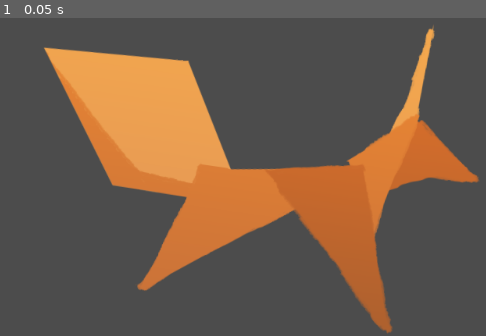
Above: before the commit, frame 1.
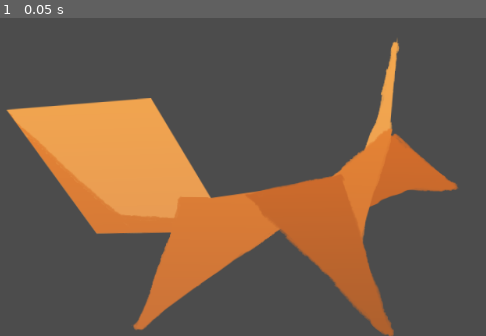
Above: after the commit, the same moment.

Repository: yeetables/Gami
Game: Godot game, scene res://makingFoxAnim.tscn
The game is run twice, just before and just after one commit, with the same random seed, the same clock (stepped at 60 frames per second) and the same inputs. The project has no main scene, so this scene is started directly.
Inputs:
- Up to frame 1 (0.05 s): no input

The runs differ from the first frame. In frame 1, 24% of the frame differs, in the area x 1-99%, y 2-100%.

Commit message:
Update makingFoxAnim.tscn

Diff:
--- a/src/makingFoxAnim.tscn
+++ b/src/makingFoxAnim.tscn
@@ -6,6 +6,277 @@
 [ext_resource path="res://fox-piece-5.png" type="Texture" id=4]
 [ext_resource path="res://fox-piece-2.png" type="Texture" id=5]
 [ext_resource path="res://fox-piece-6.png" type="Texture" id=6]
+
+[sub_resource type="Animation" id=3]
+
+resource_name = "dig"
+length = 1.3
+loop = true
+step = 0.1
+tracks/0/type = "value"
+tracks/0/path = NodePath("fox-piece-3/fox-piece-4/Position2D:position")
+tracks/0/interp = 1
+tracks/0/loop_wrap = true
+tracks/0/imported = false
+tracks/0/enabled = true
+tracks/0/keys = {
+"times": PoolRealArray( 0, 0.5, 0.7, 0.9, 1 ),
+"transitions": PoolRealArray( 1, 1, 1, 1, 1 ),
+"update": 0,
+"values": [ Vector2( 71.1629, 52.5339 ), Vector2( 71.1629, 52.5339 ), Vector2( 71.1629, 52.5339 ), Vector2( 71.1629, 52.5339 ), Vector2( 71.1629, 52.5339 ) ]
+}
+tracks/1/type = "value"
+tracks/1/path = NodePath("fox-piece-3/fox-piece-4/Position2D:rotation_degrees")
+tracks/1/interp = 1
+tracks/1/loop_wrap = true
+tracks/1/imported = false
+tracks/1/enabled = true
+tracks/1/keys = {
+"times": PoolRealArray( 0, 0.5, 0.7, 0.9, 1 ),
+"transitions": PoolRealArray( 1, 1, 1, 1, 1 ),
+"update": 0,
+"values": [ 3.33505e-009, 3.33505e-009, 3.33505e-009, 3.33505e-009, 3.33505e-009 ]
+}
+tracks/2/type = "value"
+tracks/2/path = NodePath("fox-piece-3/fox-piece-5:position")
+tracks/2/interp = 1
+tracks/2/loop_wrap = true
+tracks/2/imported = false
+tracks/2/enabled = true
+tracks/2/keys = {
+"times": PoolRealArray( 0, 0.5, 0.7, 0.9, 1 ),
+"transitions": PoolRealArray( 1, 1, 1, 1, 1 ),
+"update": 0,
+"values": [ Vector2( 49.2621, -35.5655 ), Vector2( 49.2621, -35.5655 ), Vector2( 49.2621, -35.5655 ), Vector2( 49.2621, -35.5655 ), Vector2( 49.2621, -35.5655 ) ]
+}
+tracks/3/type = "value"
+tracks/3/path = NodePath("fox-piece-3/fox-piece-5:rotation_degrees")
+tracks/3/interp = 1
+tracks/3/loop_wrap = true
+tracks/3/imported = false
+tracks/3/enabled = true
+tracks/3/keys = {
+"times": PoolRealArray( 0, 0.5, 0.7, 0.9, 1 ),
+"transitions": PoolRealArray( 1, 1, 1, 1, 1 ),
+"update": 0,
+"values": [ 0.0, 0.0, -24.5823, -58.6463, -20.0156 ]
+}
+tracks/4/type = "value"
+tracks/4/path = NodePath("fox-piece-2/fox-piece-6:position")
+tracks/4/interp = 1
+tracks/4/loop_wrap = true
+tracks/4/imported = false
+tracks/4/enabled = true
+tracks/4/keys = {
+"times": PoolRealArray( 0, 0.5, 0.7, 0.9, 1 ),
+"transitions": PoolRealArray( 1, 1, 1, 1, 1 ),
+"update": 0,
+"values": [ Vector2( -104.438, 18.6337 ), Vector2( -104.438, 18.6337 ), Vector2( -104.438, 18.6337 ), Vector2( -104.438, 18.6337 ), Vector2( -104.438, 18.6337 ) ]
+}
+tracks/5/type = "value"
+tracks/5/path = NodePath("fox-piece-2/fox-piece-6:rotation_degrees")
+tracks/5/interp = 1
+tracks/5/loop_wrap = true
+tracks/5/imported = false
+tracks/5/enabled = true
+tracks/5/keys = {
+"times": PoolRealArray( 0, 0.5, 0.7, 0.9, 1 ),
+"transitions": PoolRealArray( 1, 1, 1, 1, 1 ),
+"update": 0,
+"values": [ 0.0, -32.9283, -32.9283, -32.9283, -18.0785 ]
+}
+tracks/6/type = "value"
+tracks/6/path = NodePath("fox-piece-3/fox-piece-5/Position2D:position")
+tracks/6/interp = 1
+tracks/6/loop_wrap = true
+tracks/6/imported = false
+tracks/6/enabled = true
+tracks/6/keys = {
+"times": PoolRealArray( 0, 0.5, 0.7, 0.9, 1 ),
+"transitions": PoolRealArray( 1, 1, 1, 1, 1 ),
+"update": 0,
+"values": [ Vector2( 21.2747, -137.12 ), Vector2( 21.2747, -137.12 ), Vector2( 21.2747, -137.12 ), Vector2( 21.2747, -137.12 ), Vector2( 21.2747, -137.12 ) ]
+}
+tracks/7/type = "value"
+tracks/7/path = NodePath("fox-piece-3/fox-piece-5/Position2D:rotation_degrees")
+tracks/7/interp = 1
+tracks/7/loop_wrap = true
+tracks/7/imported = false
+tracks/7/enabled = true
+tracks/7/keys = {
+"times": PoolRealArray( 0, 0.5, 0.7, 0.9, 1 ),
+"transitions": PoolRealArray( 1, 1, 1, 1, 1 ),
+"update": 0,
+"values": [ 0.0, 0.0, 0.0, 0.0, 0.0 ]
+}
+tracks/8/type = "value"
+tracks/8/path = NodePath("fox-piece-2/fox-piece-6/Position2D:position")
+tracks/8/interp = 1
+tracks/8/loop_wrap = true
+tracks/8/imported = false
+tracks/8/enabled = true
+tracks/8/keys = {
+"times": PoolRealArray( 0, 0.5, 0.7, 0.9, 1 ),
+"transitions": PoolRealArray( 1, 1, 1, 1, 1 ),
+"update": 0,
+"values": [ Vector2( -230.14, -133.442 ), Vector2( -230.14, -133.442 ), Vector2( -230.14, -133.442 ), Vector2( -230.14, -133.442 ), Vector2( -230.14, -133.442 ) ]
+}
+tracks/9/type = "value"
+tracks/9/path = NodePath("fox-piece-2/fox-piece-6/Position2D:rotation_degrees")
+tracks/9/interp = 1
+tracks/9/loop_wrap = true
+tracks/9/imported = false
+tracks/9/enabled = true
+tracks/9/keys = {
+"times": PoolRealArray( 0, 0.5, 0.7, 0.9, 1 ),
+"transitions": PoolRealArray( 1, 1, 1, 1, 1 ),
+"update": 0,
+"values": [ 0.245268, 0.245268, 0.245268, 0.245268, 0.245268 ]
+}
+tracks/10/type = "value"
+tracks/10/path = NodePath("fox-piece-2/Position2D:position")
+tracks/10/interp = 1
+tracks/10/loop_wrap = true
+tracks/10/imported = false
+tracks/10/enabled = true
+tracks/10/keys = {
+"times": PoolRealArray( 0, 0.5, 0.7, 0.9, 1 ),
+"transitions": PoolRealArray( 1, 1, 1, 1, 1 ),
+"update": 0,
+"values": [ Vector2( -171.238, 160.22 ), Vector2( -171.238, 160.22 ), Vector2( -171.238, 160.22 ), Vector2( -171.238, 160.22 ), Vector2( -171.238, 160.22 ) ]
+}
+tracks/11/type = "value"
+tracks/11/path = NodePath("fox-piece-2/Position2D:rotation_degrees")
+tracks/11/interp = 1
+tracks/11/loop_wrap = true
+tracks/11/imported = false
+tracks/11/enabled = true
+tracks/11/keys = {
+"times": PoolRealArray( 0, 0.5, 0.7, 0.9, 1 ),
+"transitions": PoolRealArray( 1, 1, 1, 1, 1 ),
+"update": 0,
+"values": [ 0.245268, 0.245268, 0.245268, 0.245268, 0.245268 ]
+}
+tracks/12/type = "value"
+tracks/12/path = NodePath("Position2D:position")
+tracks/12/interp = 1
+tracks/12/loop_wrap = true
+tracks/12/imported = false
+tracks/12/enabled = true
+tracks/12/keys = {
+"times": PoolRealArray( 0, 0.5, 0.7, 0.9, 1 ),
+"transitions": PoolRealArray( 1, 1, 1, 1, 1 ),
+"update": 0,
+"values": [ Vector2( 123.077, 171.378 ), Vector2( 123.077, 171.378 ), Vector2( 123.077, 171.378 ), Vector2( 123.077, 171.378 ), Vector2( 123.077, 171.378 ) ]
+}
+tracks/13/type = "value"
+tracks/13/path = NodePath("Position2D:rotation_degrees")
+tracks/13/interp = 1
+tracks/13/loop_wrap = true
+tracks/13/imported = false
+tracks/13/enabled = true
+tracks/13/keys = {
+"times": PoolRealArray( 0, 0.5, 0.7, 0.9, 1 ),
+"transitions": PoolRealArray( 1, 1, 1, 1, 1 ),
+"update": 0,
+"values": [ 0.0, 0.0, 0.0, 0.0, 0.0 ]
+}
+tracks/14/type = "value"
+tracks/14/path = NodePath(".:position")
+tracks/14/interp = 1
+tracks/14/loop_wrap = true
+tracks/14/imported = false
+tracks/14/enabled = true
+tracks/14/keys = {
+"times": PoolRealArray( 0, 0.5, 0.7, 0.9, 1 ),
+"transitions": PoolRealArray( 1, 1, 1, 1, 1 ),
+"update": 0,
+"values": [ Vector2( 536.416, 497.371 ), Vector2( 499.584, 522.415 ), Vector2( 498.356, 498.564 ), Vector2( 497.128, 500.949 ), Vector2( 521.683, 508.104 ) ]
+}
+tracks/15/type = "value"
+tracks/15/path = NodePath(".:rotation_degrees")
+tracks/15/interp = 1
+tracks/15/loop_wrap = true
+tracks/15/imported = false
+tracks/15/enabled = true
+tracks/15/keys = {
+"times": PoolRealArray( 0, 0.5, 0.7, 0.9, 1 ),
+"transitions": PoolRealArray( 1, 1, 1, 1, 1 ),
+"update": 0,
+"values": [ -0.245268, -8.2887, 10.4382, -4.68908, -3.61037 ]
+}
+tracks/16/type = "value"
+tracks/16/path = NodePath("fox-piece-3:position")
+tracks/16/interp = 1
+tracks/16/loop_wrap = true
+tracks/16/imported = false
+tracks/16/enabled = true
+tracks/16/keys = {
+"times": PoolRealArray( 0, 0.5, 0.7, 0.9, 1 ),
+"transitions": PoolRealArray( 1, 1, 1, 1, 1 ),
+"update": 0,
+"values": [ Vector2( 59.0228, -21.2132 ), Vector2( 59.0177, -20.0207 ), Vector2( 59.0177, -20.0207 ), Vector2( 59.0177, -20.0207 ), Vector2( 59.0228, -21.2132 ) ]
+}
+tracks/17/type = "value"
+tracks/17/path = NodePath("fox-piece-3:rotation_degrees")
+tracks/17/interp = 1
+tracks/17/loop_wrap = true
+tracks/17/imported = false
+tracks/17/enabled = true
+tracks/17/keys = {
+"times": PoolRealArray( 0, 0.5, 0.7, 0.9, 1 ),
+"transitions": PoolRealArray( 1, 1, 1, 1, 1 ),
+"update": 0,
+"values": [ 0.0, 44.9243, 24.1107, 24.1107, 0.0 ]
+}
+tracks/18/type = "value"
+tracks/18/path = NodePath("fox-piece-2:position")
+tracks/18/interp = 1
+tracks/18/loop_wrap = true
+tracks/18/imported = false
+tracks/18/enabled = true
+tracks/18/keys = {
+"times": PoolRealArray( 0, 0.5, 0.7, 0.9, 1 ),
+"transitions": PoolRealArray( 1, 1, 1, 1, 1 ),
+"update": 0,
+"values": [ Vector2( -14.743, 2.32199 ), Vector2( -14.743, 2.32199 ), Vector2( -14.743, 2.32199 ), Vector2( -14.743, 2.32199 ), Vector2( -14.743, 2.32199 ) ]
+}
+tracks/19/type = "value"
+tracks/19/path = NodePath("fox-piece-2:rotation_degrees")
+tracks/19/interp = 1
+tracks/19/loop_wrap = true
+tracks/19/imported = false
+tracks/19/enabled = true
+tracks/19/keys = {
+"times": PoolRealArray( 0, 0.5, 0.7, 0.9, 1 ),
+"transitions": PoolRealArray( 1, 1, 1, 1, 1 ),
+"update": 0,
+"values": [ 0.0, 17.4566, -18.3862, 9.12282, 8.37101 ]
+}
+tracks/20/type = "value"
+tracks/20/path = NodePath("fox-piece-3/fox-piece-4:position")
+tracks/20/interp = 1
+tracks/20/loop_wrap = true
+tracks/20/imported = false
+tracks/20/enabled = true
+tracks/20/keys = {
+"times": PoolRealArray( 0, 0.5, 0.7, 0.9, 1 ),
+"transitions": PoolRealArray( 1, 1, 1, 1, 1 ),
+"update": 0,
+"values": [ Vector2( 75.1158, -52.1505 ), Vector2( 75.1158, -52.1505 ), Vector2( 63.7708, -52.3773 ), Vector2( 63.7708, -52.3773 ), Vector2( 75.1158, -52.1505 ) ]
+}
+tracks/21/type = "value"
+tracks/21/path = NodePath("fox-piece-3/fox-piece-4:rotation_degrees")
+tracks/21/interp = 1
+tracks/21/loop_wrap = true
+tracks/21/imported = false
+tracks/21/enabled = true
+tracks/21/keys = {
+"times": PoolRealArray( 0, 0.5, 0.7, 0.9, 1 ),
+"transitions": PoolRealArray( 1, 1, 1, 1, 1 ),
+"update": 0,
+"values": [ -1.27279, -1.27279, -10.9849, -10.9849, -1.27279 ]
+}
 
 [sub_resource type="Animation" id=1]
 
@@ -556,8 +827,8 @@
 
 [node name="fox-piece-1" type="Sprite" parent="." index="0"]
 
-position = Vector2( 558.543, 476.928 )
-rotation = 0.138158
+position = Vector2( 534.113, 498.937 )
+rotation = -0.0130567
 texture = ExtResource( 1 )
 offset = Vector2( 35.2883, 73.9193 )
 
@@ -572,7 +843,8 @@
 [node name="fox-piece-3" type="Sprite" parent="fox-piece-1" index="1"]
 
 show_behind_parent = true
-position = Vector2( 59.0737, -33.1385 )
+position = Vector2( 59.0224, -21.1386 )
+rotation = 0.0490155
 texture = ExtResource( 2 )
 offset = Vector2( 26.6183, 21.9425 )
 _sections_unfolded = [ "Visibility" ]
@@ -622,6 +894,7 @@
 [node name="fox-piece-2" type="Sprite" parent="fox-piece-1" index="2"]
 
 position = Vector2( -14.743, 2.32199 )
+rotation = 0.0190464
 z_index = -1
 texture = ExtResource( 5 )
 offset = Vector2( -48.1878, 69.8943 )
@@ -643,6 +916,7 @@
 
 show_behind_parent = true
 position = Vector2( -104.438, 18.6337 )
+rotation = -0.035927
 texture = ExtResource( 6 )
 offset = Vector2( -102.127, -61.3572 )
 _sections_unfolded = [ "Visibility" ]
@@ -666,6 +940,7 @@
 playback_process_mode = 1
 playback_default_blend_time = 0.0
 playback_speed = 1.0
+anims/dig = SubResource( 3 )
 anims/rest = SubResource( 1 )
 anims/walk = SubResource( 2 )
 blend_times = [  ]
Not shown: 1 places in src/makingFoxAnim.tscn that only renumber resources
